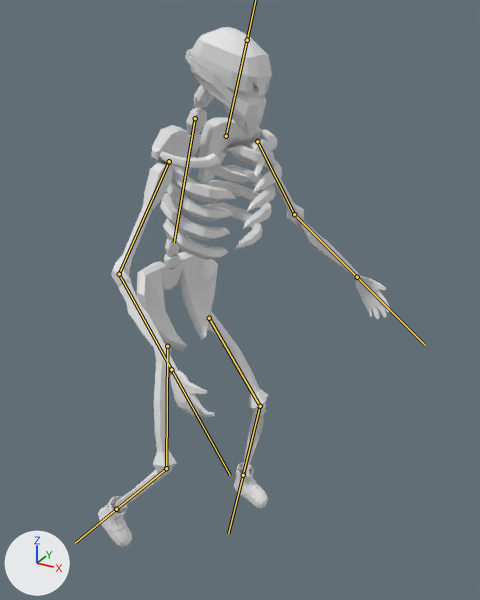
The FBX model Shadow Heart/Assets/Nathananas/Skeleton/skeleton_mesh.fbx, before and after one commit.
Rendered twice from a camera (50 mm lens) standing at (0.936, -1.768, 1.932) and looking at (0.01, -0.085, 1.09). The axes (+X, +Y, +Z) are drawn at lower left. The lights are the same throughout. Both versions are drawn at frame 1 of the action 'Armature.001|Armature.Attack.001'; the numbers are the values there. The bones that bend it are drawn over the model as lines.

Objects in the first picture: 'Skeleton'.
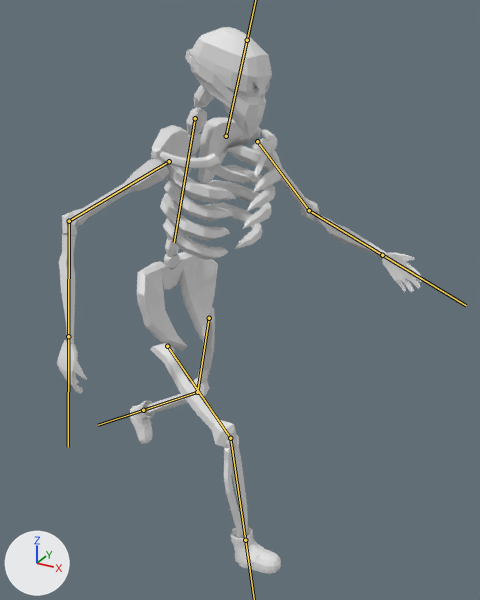
What differs and where, as boxes (x1, y1, x2, y2) in the pictures (480 x 600 px):
'Skeleton', posed (25% wider): before (98, 27, 390, 548); after (57, 27, 423, 574)
bone 'Up.Leg.L', root to tip: before (209, 318) to (260, 406); after (209, 318) to (197, 392)
bone 'Shoulder.L', root to tip: before (257, 141) to (294, 214); after (257, 141) to (309, 210)
bone 'Up.Leg.R', root to tip: before (167, 346) to (166, 468); after (167, 346) to (230, 438)
bone 'Shoulder.R', root to tip: before (169, 161) to (119, 274); after (169, 161) to (69, 221)

The change in detail:
Bone 'Up.Leg.L' (bone_up_leg_l) turns from (-16, 0, 40) to (-8, 1, -4) degrees about its own x, y and z.
Bone 'Shoulder.L' (bone_shoulder_l) turns from (6, -23, 18) to (0, -30, 30) degrees about its own x, y and z.
Bone 'Up.Leg.R' (bone_up_leg_r) turns from (14, -5, 28) to (11, 2, 80) degrees about its own x, y and z.
Bone 'Shoulder.R' (bone_shoulder_r) turns from (-9, 8, 7) to (3, -21, -27) degrees about its own x, y and z.
